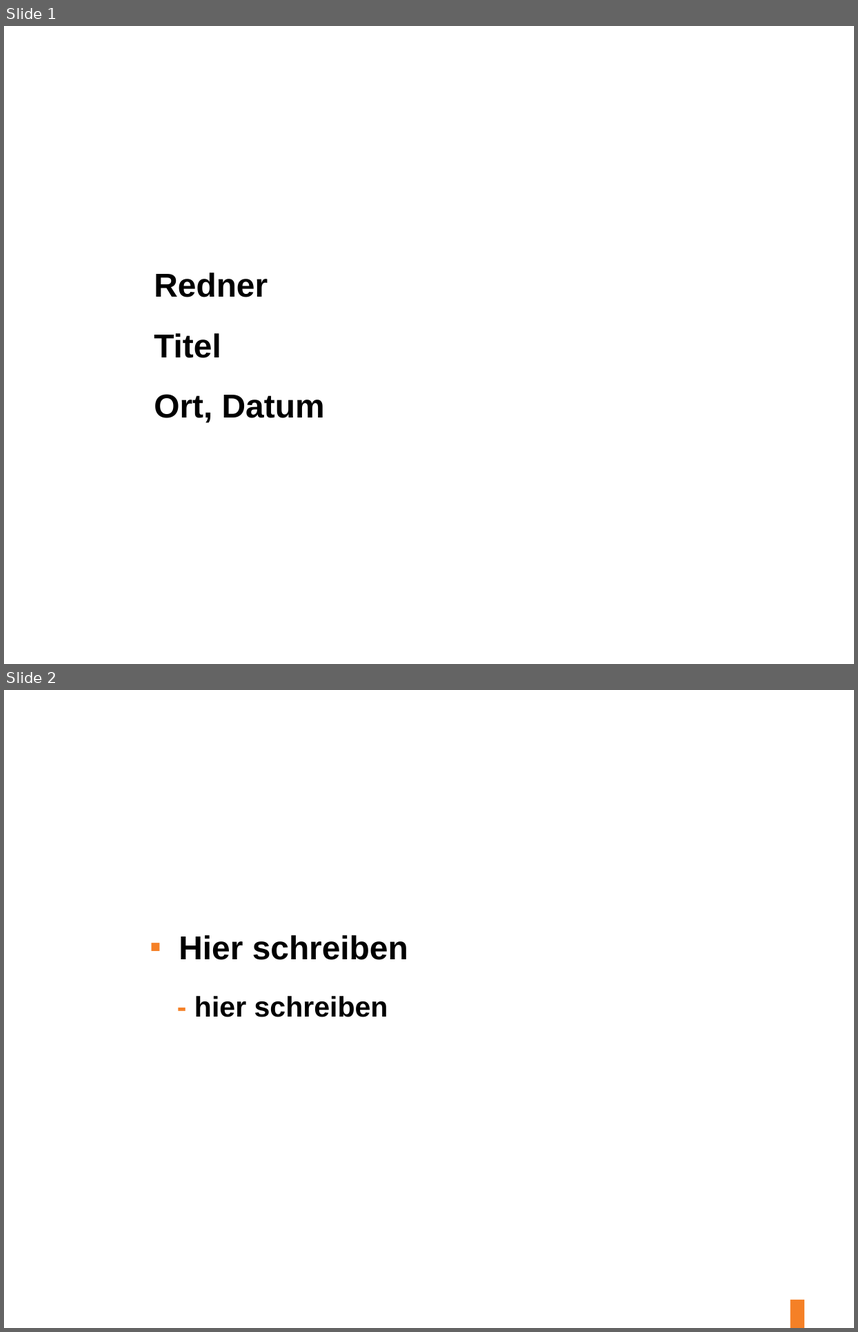
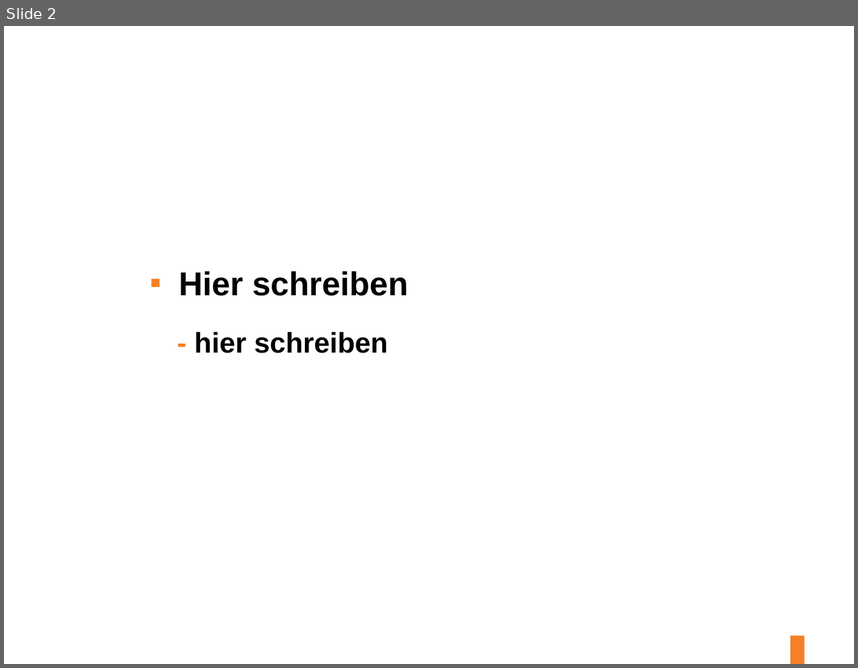
Before and after one commit to bosinoliver/ros-kinect-roboticarm, a slide deck: Vortrag/Präsentation Variante a.ppt. Shown one above the other, each under a label of ours: slides 1 and 2 before the commit, slide 2 after it. The pictures are 858x1332 and 858x668 pixels, drawn with LibreOffice and Linux fonts; fonts in the diff are those of the drawing; background and template pictures are left out. Boxes give left, top, right and bottom in pixels: in the first picture for what was removed or moved away, otherwise in the second. Text is boxed around its words. In the diff, an @@ line names an element or a change of style, - is before the commit and + after.

```diff
--- a/Vortrag/Präsentation Variante a.ppt
+++ b/Vortrag/Präsentation Variante a.ppt
@@ slide 1 removed at bbox=[4, 26, 854, 664], background #FFFFFF @@
@@ text removed at bbox=[154, 272, 325, 423] @@
-Redner
-Titel
-Ort, Datum
```
Also in this commit, not shown: 1 slide added, 2 other files.
